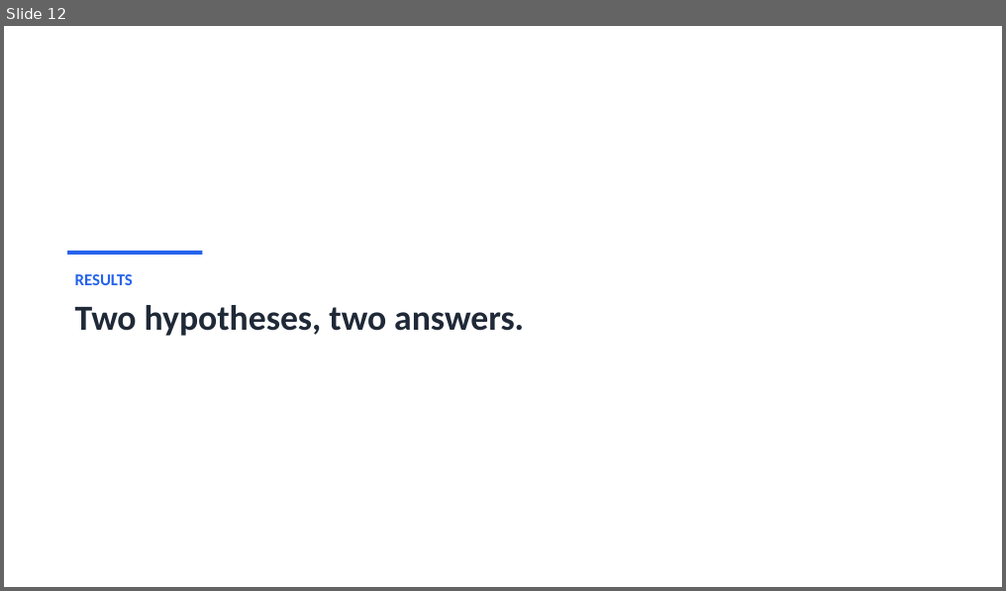
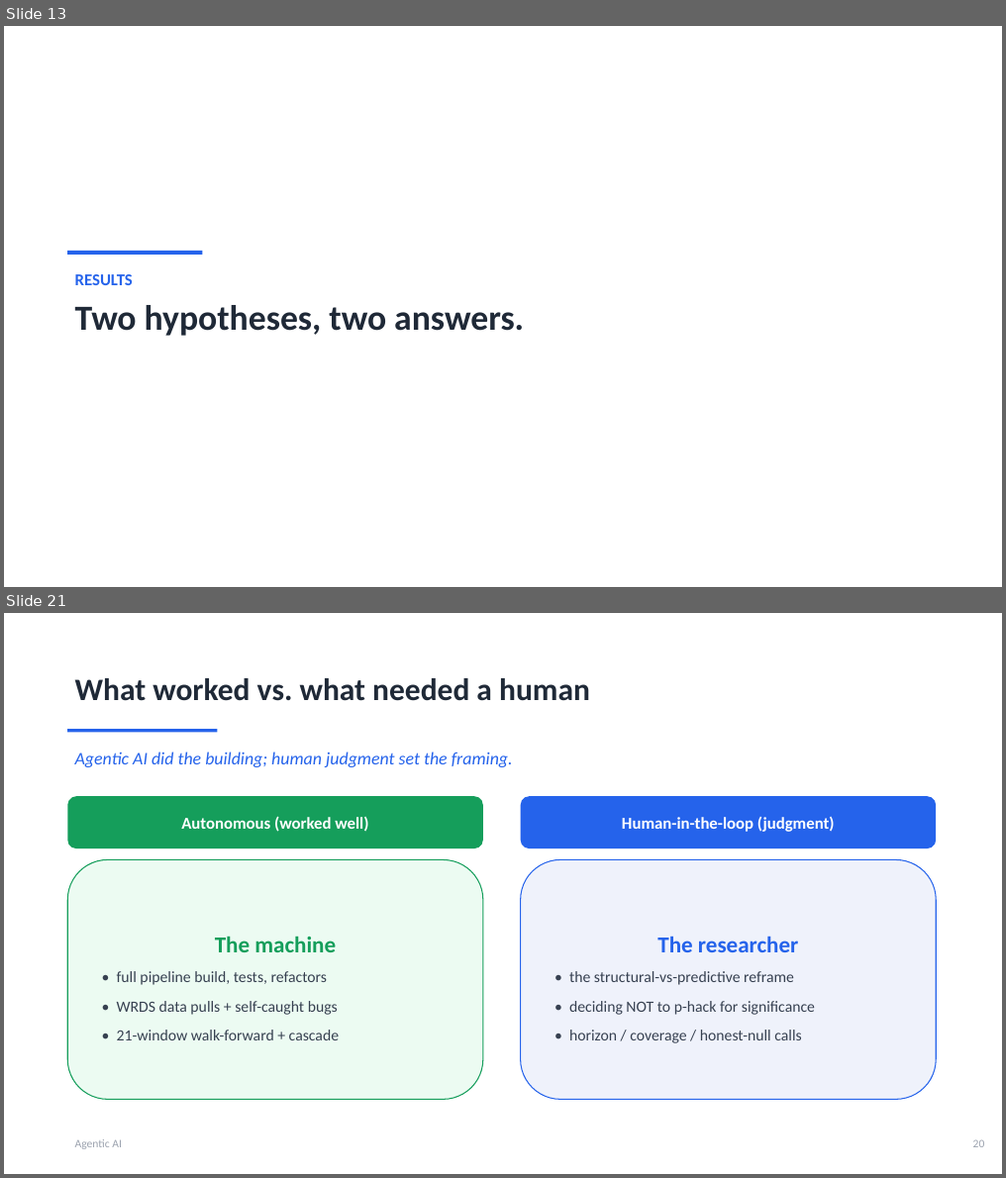
Before and after one commit to ivan-sit/Curvature-Lead-Lag-Model, a slide deck: slides/Ricci_Curvature_LeadLag.pptx. Shown one above the other, each under a label of ours: slide 12 before the commit, slides 13 and 21 after it; the slides between them are not shown. The pictures are 1006x591 and 1006x1178 pixels, drawn with LibreOffice and Linux fonts; fonts in the diff are those of the drawing. Boxes give left, top, right and bottom in pixels: in the first picture for what was removed or moved away, otherwise in the second. Text is boxed around its words. In the diff, an @@ line names an element or a change of style, - is before the commit and + after.

```diff
--- a/slides/Ricci_Curvature_LeadLag.pptx
+++ b/slides/Ricci_Curvature_LeadLag.pptx
@@ slide 21 added at (x1=4, y1=613, x2=1002, y2=1174), background #FFFFFF @@
@@ text added at (x1=75, y1=678, x2=590, y2=701), 30 pt, text #1F2937, bold @@
+What worked vs. what needed a human
@@ rectangle added at (x1=67, y1=729, x2=218, y2=732), fill #2563EB @@
@@ text added at (x1=75, y1=752, x2=513, y2=767), 17 pt, text #2563EB, italic @@
+Agentic AI did the building; human judgment set the framing.
@@ rounded rectangle added at (x1=67, y1=796, x2=483, y2=849), fill #159E5B, 16 pt, text #FFFFFF, bold @@
+Autonomous (worked well)
@@ rounded rectangle added at (x1=521, y1=796, x2=936, y2=849), fill #2563EB, 16 pt, text #FFFFFF, bold @@
+Human-in-the-loop (judgment)
@@ rounded rectangle added at (x1=67, y1=861, x2=483, y2=1100), fill #ECFBF2, outline #159E5B 1 pt, 15 pt, text #374151 @@
+The machine
+• full pipeline build, tests, refactors
+• WRDS data pulls + self-caught bugs
+• 21-window walk-forward + cascade
@@ rounded rectangle added at (x1=521, y1=861, x2=936, y2=1100), fill #EFF2FB, outline #2563EB 1 pt, 15 pt, text #374151 @@
+The researcher
+• the structural-vs-predictive reframe
+• deciding NOT to p-hack for significance
+• horizon / coverage / honest-null calls
@@ text added at (x1=75, y1=1140, x2=122, y2=1150), 11 pt, text #9CA3AF @@
+Agentic AI
@@ text added at (x1=973, y1=1140, x2=985, y2=1148), 11 pt, text #9CA3AF @@
+20
@@ what was slide 12 is now slide 13 @@
```
Also in this commit, not shown: 13 slides changed, 5 other slides added, 1 other file.
